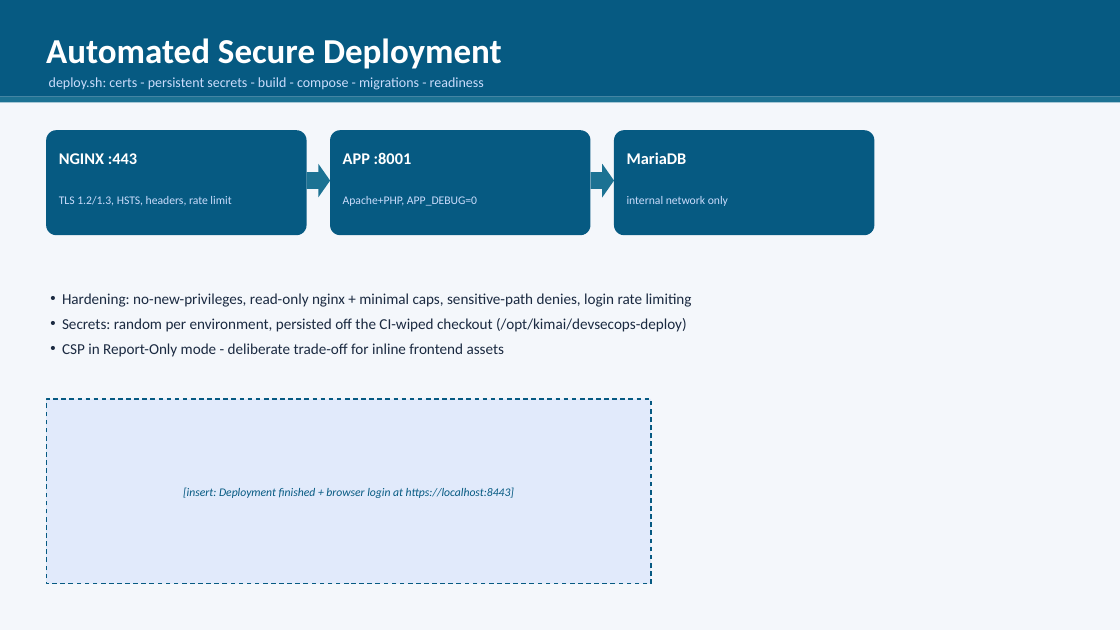
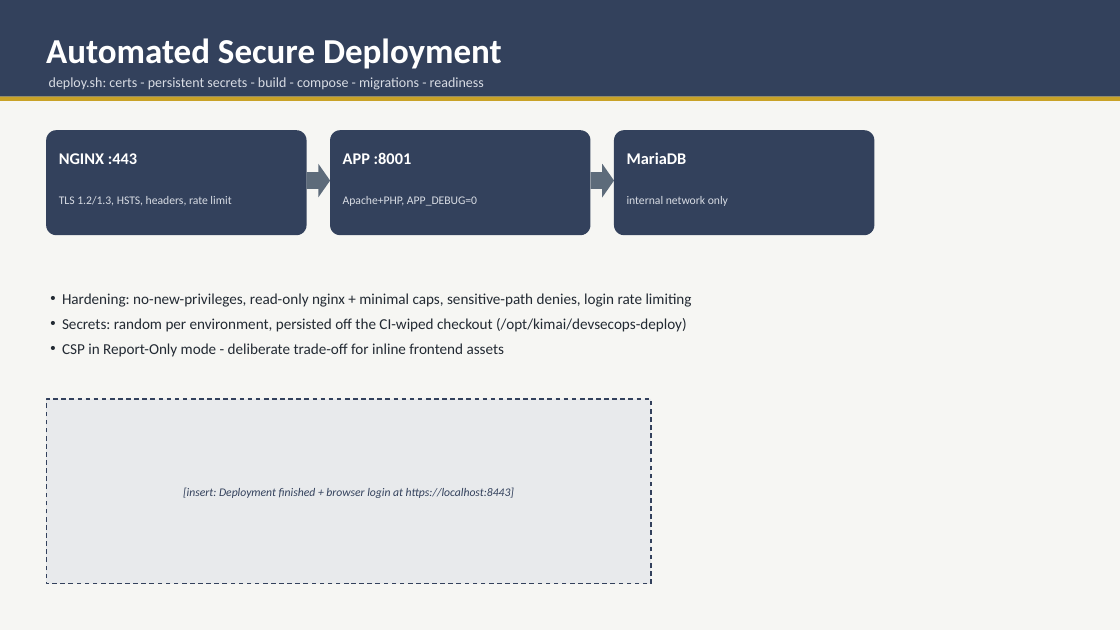
Before and after one commit to kimai/kimai, a slide deck: slide 5 of devsecops/deliverables/DevSecOps_Slides.pptx. Drawn at 1120x630 pixels with LibreOffice and Linux fonts; fonts in the diff are those of the drawing. Boxes give left, top, right and bottom in pixels: in the first picture for what was removed or moved away, otherwise in the second. Text is boxed around its words. In the diff, an @@ line names an element or a change of style, - is before the commit and + after.

```diff
--- a/devsecops/deliverables/DevSecOps_Slides.pptx
+++ b/devsecops/deliverables/DevSecOps_Slides.pptx
@@ rectangle at [0, 0, 1120, 630]: fill #F4F7FB to #F6F6F3 @@
@@ rectangle at [0, 97, 1120, 101]: fill #1C7293 to #C9A227 @@
@@ fill #065A82 to #33415C in 4 elements at [0, 0, 1120, 97], [46, 130, 307, 235], [330, 130, 591, 235], [614, 130, 875, 235] @@
@@ right arrow at [307, 164, 330, 197]: fill #1C7293 to #5D6B7A @@
@@ right arrow at [591, 164, 614, 197]: fill #1C7293 to #5D6B7A @@
@@ text colour #CADCFC to #D8DCE4 in 4 elements at [49, 77, 484, 90], [59, 196, 231, 205], [343, 196, 477, 206], [627, 196, 728, 206] @@
@@ rectangle at [46, 399, 651, 584]: fill #CADCFC at 45% opacity to #D8DCE4 at 45% opacity; outline #065A82 1 pt dashed to #33415C 1 pt dashed @@
@@ text "[insert: Deployment finished + browser ..." at [183, 487, 514, 498]: text colour #065A82 to #33415C @@
```
Also in this commit, not shown: 8 other slides changed.
